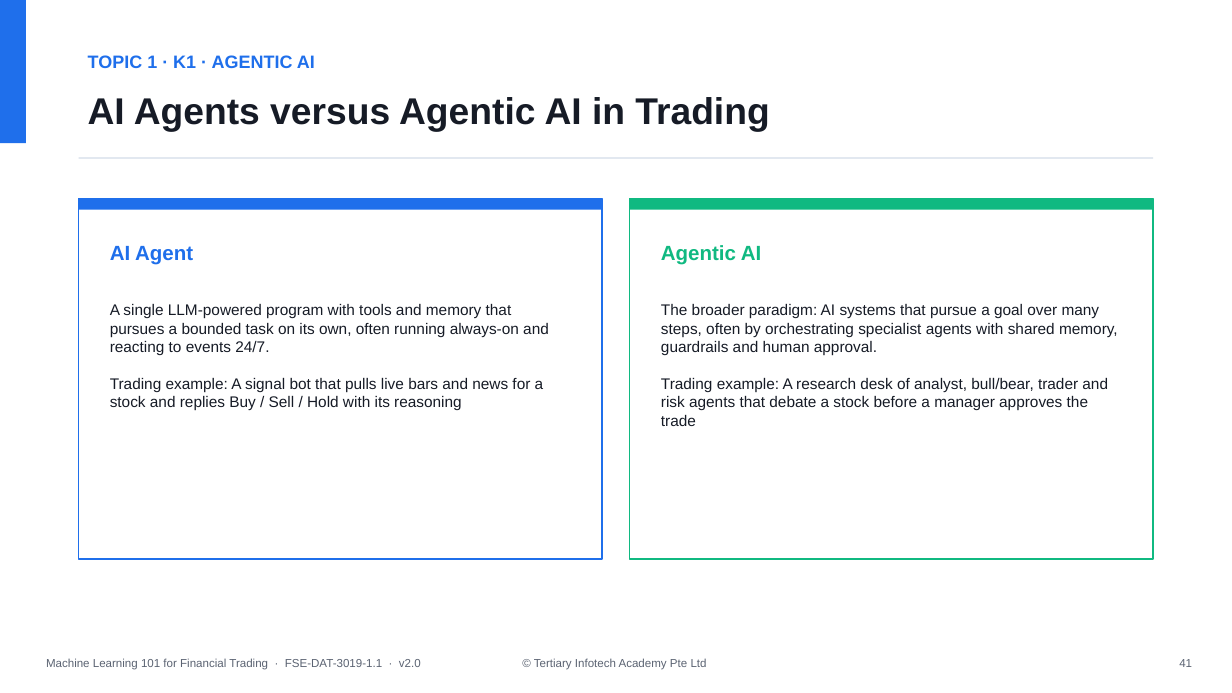
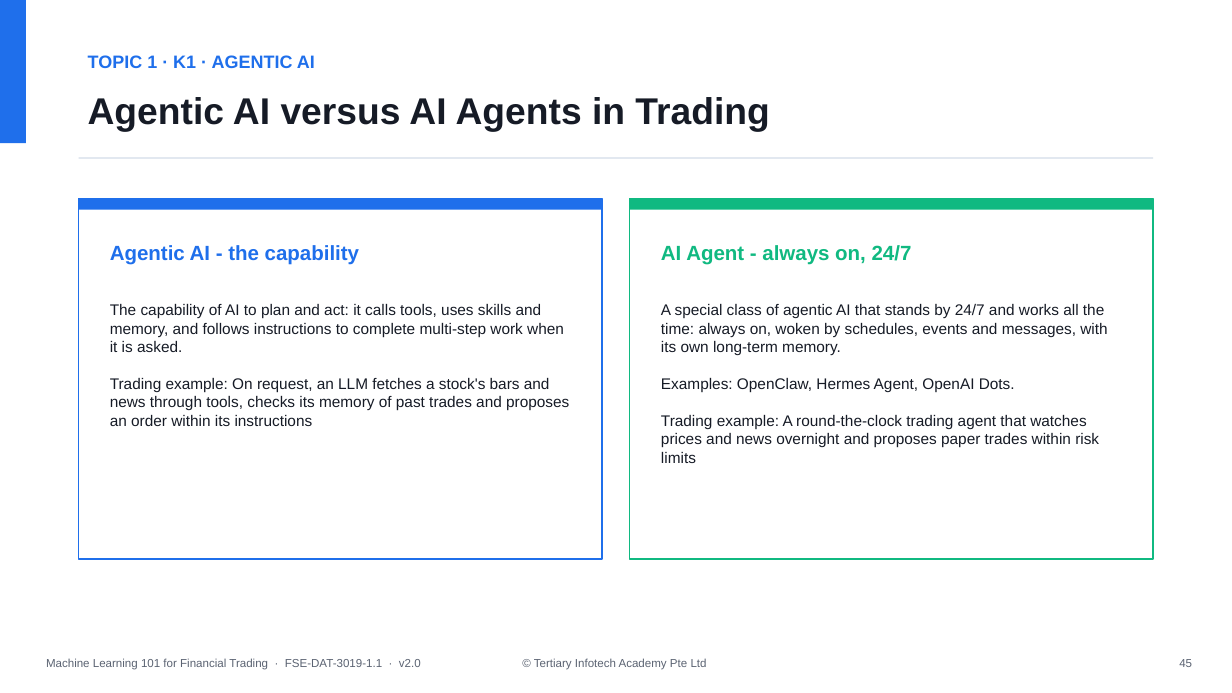
Before and after one commit to tertiarycourses/TGS-2023018794-Machine-Learning-101-for-Financial-Trading, a slide deck: slide 45 of courseware/Slides_ML 101 for Financial Trading_v2.0.pptx (slide 41 before the commit). Drawn at 1232x693 pixels with LibreOffice and Linux fonts; fonts in the diff are those of the drawing. Boxes give left, top, right and bottom in pixels: in the first picture for what was removed or moved away, otherwise in the second. Text is boxed around its words. In the diff, an @@ line names an element or a change of style, - is before the commit and + after.

```diff
--- a/courseware/Slides_ML 101 for Financial Trading_v2.0.pptx
+++ b/courseware/Slides_ML 101 for Financial Trading_v2.0.pptx
@@ text at (88,97,769,132): text changed @@
-AI Agents versus Agentic AI in Trading
+Agentic AI versus AI Agents in Trading
@@ text at (110,245,359,265): text changed @@
-AI Agent
+Agentic AI - the capability
@@ text at (661,245,912,265): text changed @@
-Agentic AI
+AI Agent - always on, 24/7
@@ text at (110,304,569,426): text changed @@
-A single LLM-powered program with tools and memory that pursues a bounded task on its own, often running always-on and reacting to events 24/7.
-Trading example: A signal bot that pulls live bars and news for a stock and replies Buy / Sell / Hold with its reasoning
+The capability of AI to plan and act: it calls tools, uses skills and memory, and follows instructions to complete multi-step work when it is asked.
+Trading example: On request, an LLM fetches a stock's bars and news through tools, checks its memory of past trades and proposes an order within its instructions
@@ text at (661,304,1107,463): text changed @@
-The broader paradigm: AI systems that pursue a goal over many steps, often by orchestrating specialist agents with shared memory, guardrails and human approval.
-Trading example: A research desk of analyst, bull/bear, trader and risk agents that debate a stock before a manager approves the trade
+A special class of agentic AI that stands by 24/7 and works all the time: always on, woken by schedules, events and messages, with its own long-term memory.
+Examples: OpenClaw, Hermes Agent, OpenAI Dots.
+Trading example: A round-the-clock trading agent that watches prices and news overnight and proposes paper trades within risk limits
@@ text at (1179,659,1192,667): text changed @@
-41
+45
```
Also in this commit, not shown: 145 other slides changed, 7 slides added, 29 other files.
